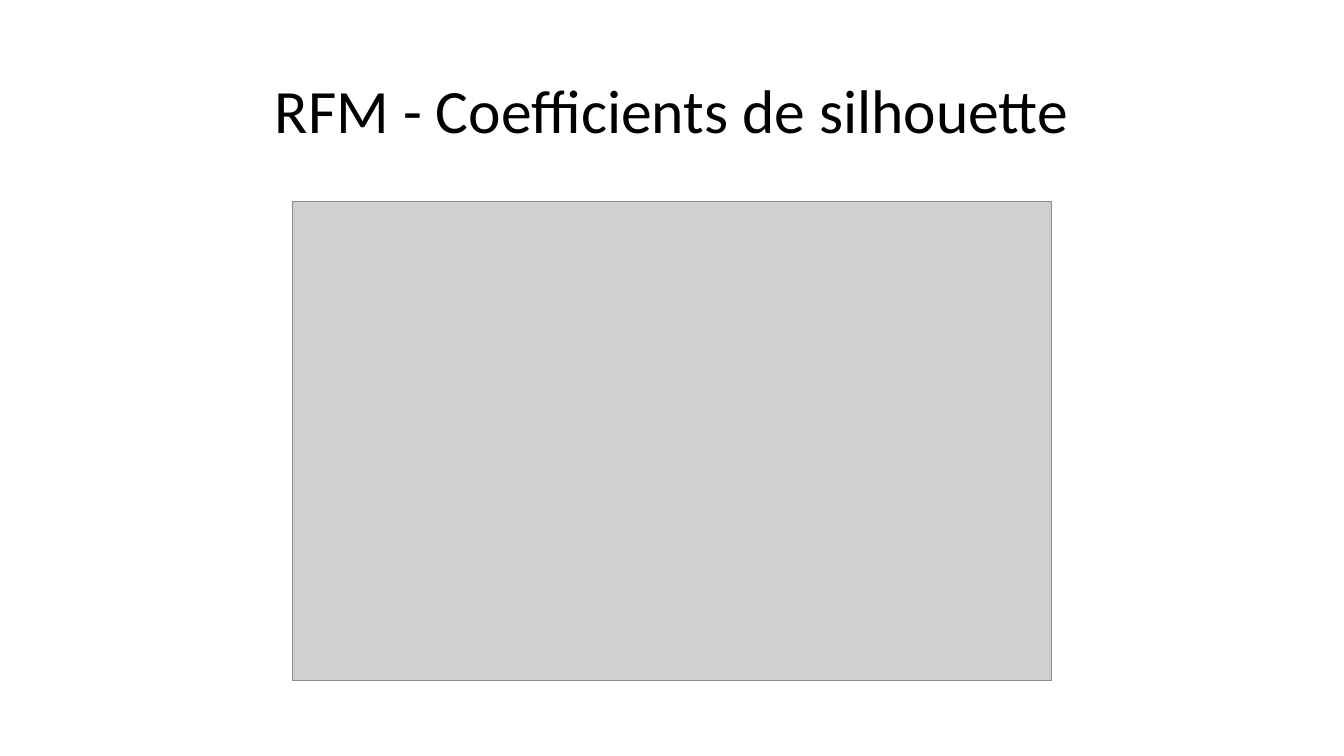
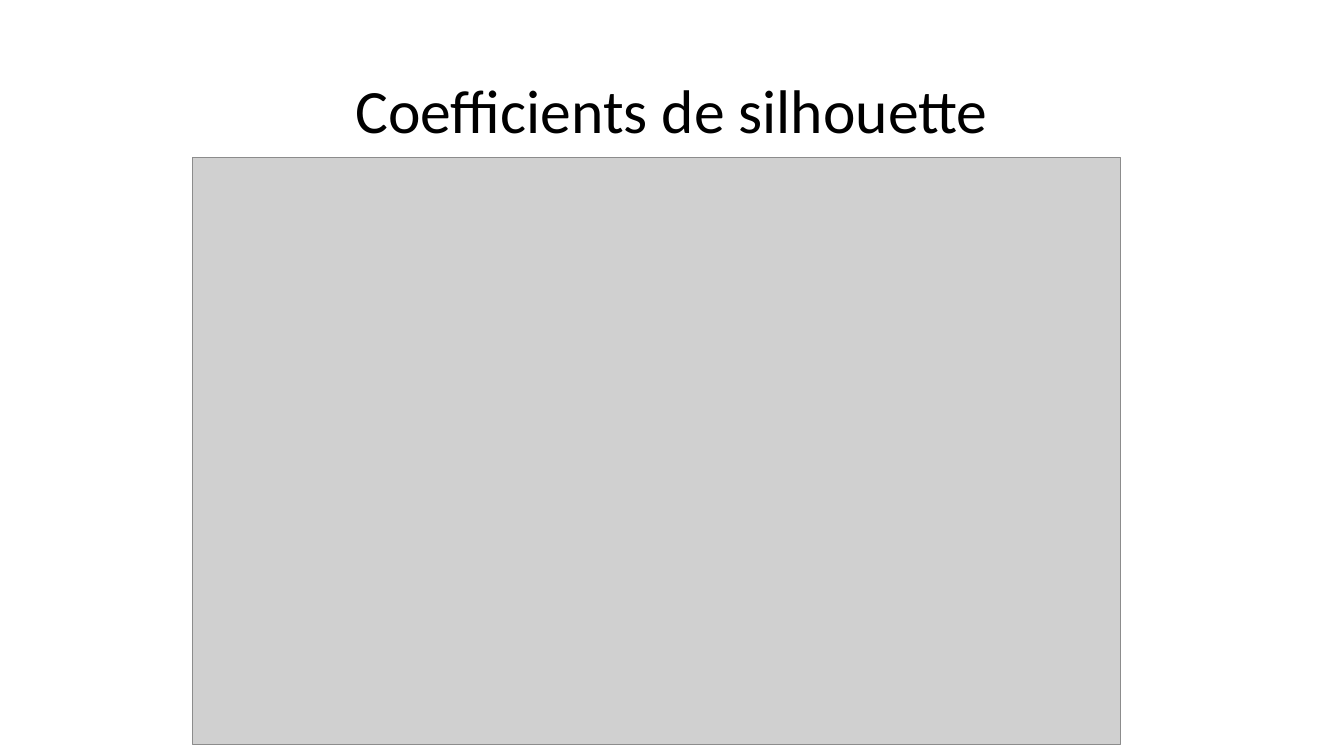
Before and after one commit to morganscao/Projet5, a slide deck: slide 17 of Rapport/P5 - Segmentez les comportements de clients.pptx. Drawn at 1344x756 pixels with LibreOffice and Linux fonts; fonts in the diff are those of the drawing; grey boxes stand for pictures. Boxes give left, top, right and bottom in pixels: in the first picture for what was removed or moved away, otherwise in the second. Text is boxed around its words. In the diff, an @@ line names an element or a change of style, - is before the commit and + after.

```diff
--- a/Rapport/P5 - Segmentez les comportements de clients.pptx
+++ b/Rapport/P5 - Segmentez les comportements de clients.pptx
@@ title at (x1=355, y1=90, x2=988, y2=134): text changed @@
-RFM - Coefficients de silhouette
+Coefficients de silhouette
@@ picture resized from (x1=293, y1=202, x2=1052, y2=682) to (x1=193, y1=157, x2=1120, y2=744) @@
```
Also in this commit, not shown: 12 other slides changed, 15 slides added, 8 slides removed, 9 other files.
